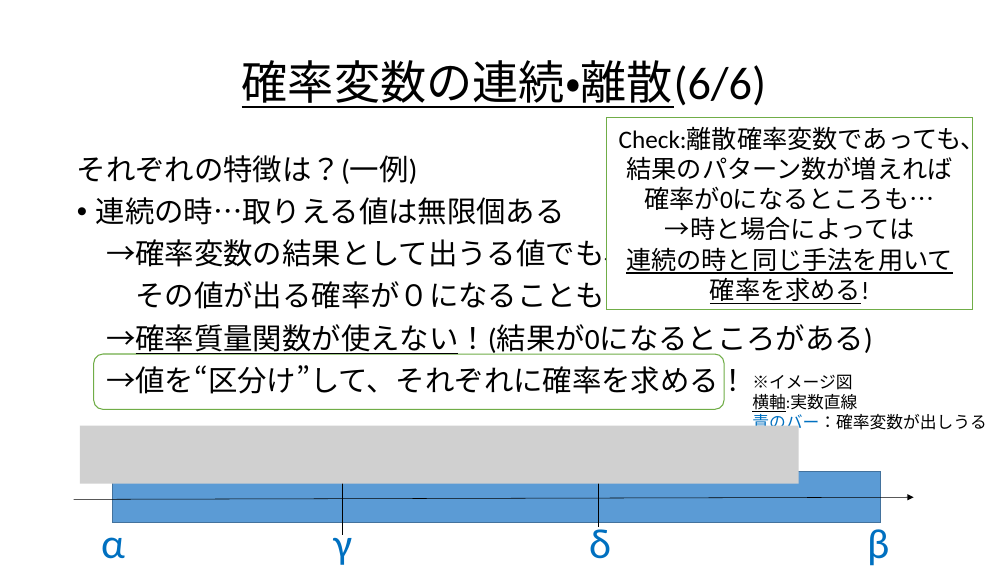
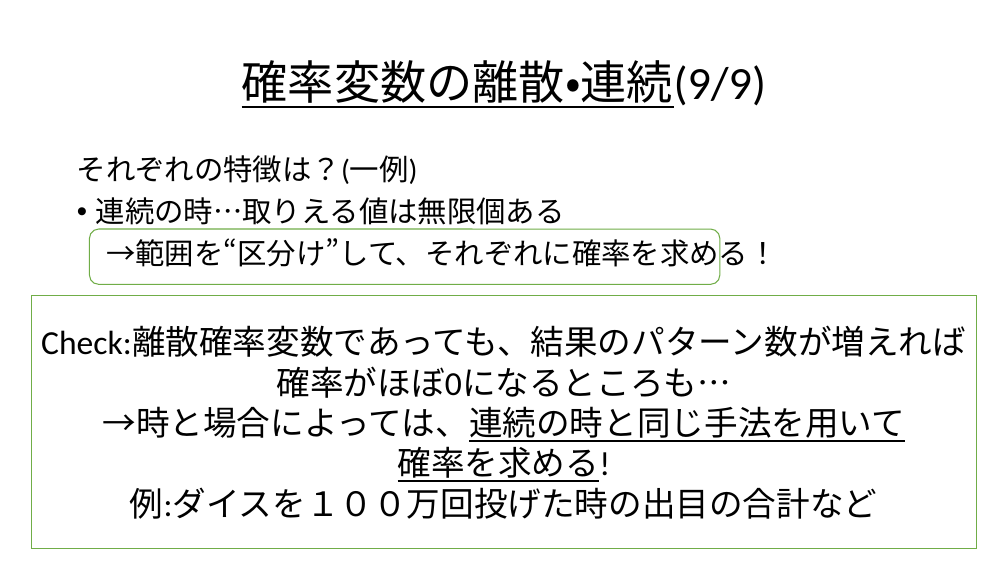
Before and after one commit to Ryo-KATAYAMA/Senior_Project, a slide deck: slide 36 of Chapter4_1.pptx (slide 28 before the commit). Drawn at 1008x567 pixels with LibreOffice and Linux fonts; fonts in the diff are those of the drawing; grey boxes stand for pictures. Boxes give left, top, right and bottom in pixels: in the first picture for what was removed or moved away, otherwise in the second. Text is boxed around its words. In the diff, an @@ line names an element or a change of style, - is before the commit and + after.

```diff
--- a/Chapter4_1.pptx
+++ b/Chapter4_1.pptx
@@ title at bbox=[242, 60, 767, 108]: text changed @@
-確率変数の連続・離散(6/6)
+確率変数の離散・連続(9/9)
@@ rounded rectangle: place and size @@
-rounded rectangle at bbox=[94, 354, 724, 409]
+rounded rectangle at bbox=[89, 229, 720, 284]
@@ text at bbox=[106, 235, 778, 273]: text changed @@
-→確率変数の結果として出うる値でも、
-その値が出る確率が０になることも…
-→確率質量関数が使えない！(結果が0になるところがある)
-→値を“区分け”して、それぞれに確率を求める！
+→範囲を“区分け”して、それぞれに確率を求める！
@@ rectangle "Check:離散確率変数であっても、結果のパターン数が増えれば": place and size @@
-rectangle "Check:離散確率変数であっても、結果のパターン数が増えれば" at bbox=[607, 118, 972, 310]
+rectangle "Check:離散確率変数であっても、結果のパターン数が増えれば" at bbox=[31, 296, 977, 549]
@@ text in rectangle at bbox=[41, 327, 966, 442]: text changed; size 24 to 32 pt @@
-Check:離散確率変数であっても、
-結果のパターン数が増えれば
-確率が0になるところも…
-→時と場合によっては
-連続の時と同じ手法を用いて
+Check:離散確率変数であっても、結果のパターン数が増えれば
+確率がほぼ0になるところも…
+→時と場合によっては、連続の時と同じ手法を用いて
@@ text removed at bbox=[752, 374, 986, 433] @@
-※イメージ図
-横軸:実数直線
-青のバー：確率変数が出しうる値
@@ picture removed at bbox=[80, 426, 799, 484] @@
@@ text in rectangle at bbox=[398, 441, 611, 482]: size 24 to 32 pt in "確率を求める!" @@
@@ rectangle removed at bbox=[113, 472, 880, 523] @@
@@ line removed from (342, 458) to (342, 535) @@
@@ line removed from (599, 458) to (599, 528) @@
@@ arrow removed from (73, 500) to (913, 498) @@
@@ text in rectangle at bbox=[130, 481, 878, 519]: paragraph added @@
+例:ダイスを１００万回投げた時の出目の合計など
@@ text removed at bbox=[101, 523, 889, 566] @@
-α γ δ β
```
Also in this commit, not shown: 28 other slides changed, 12 slides added, 2 slides removed, 1 other file.
